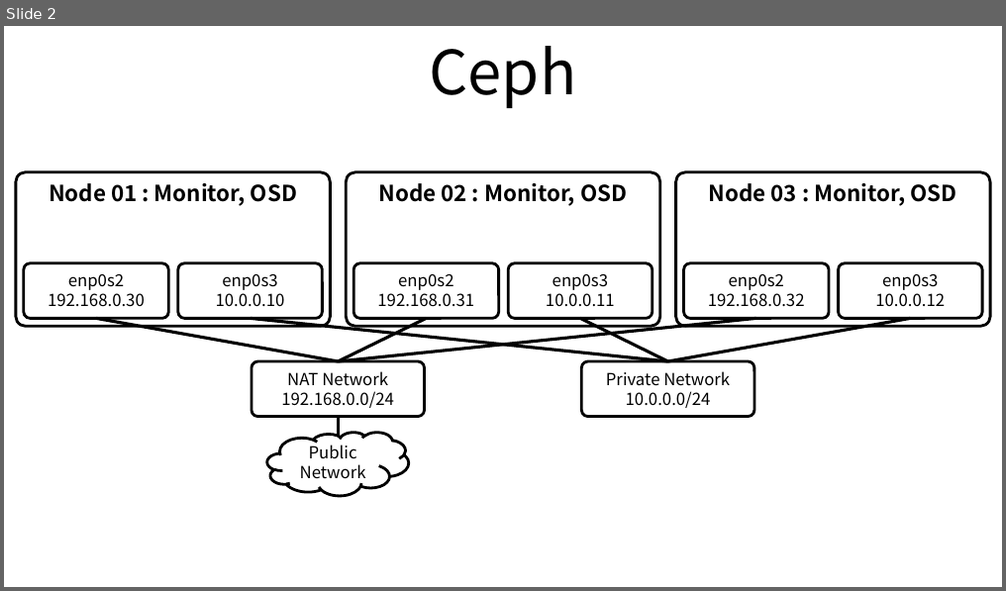
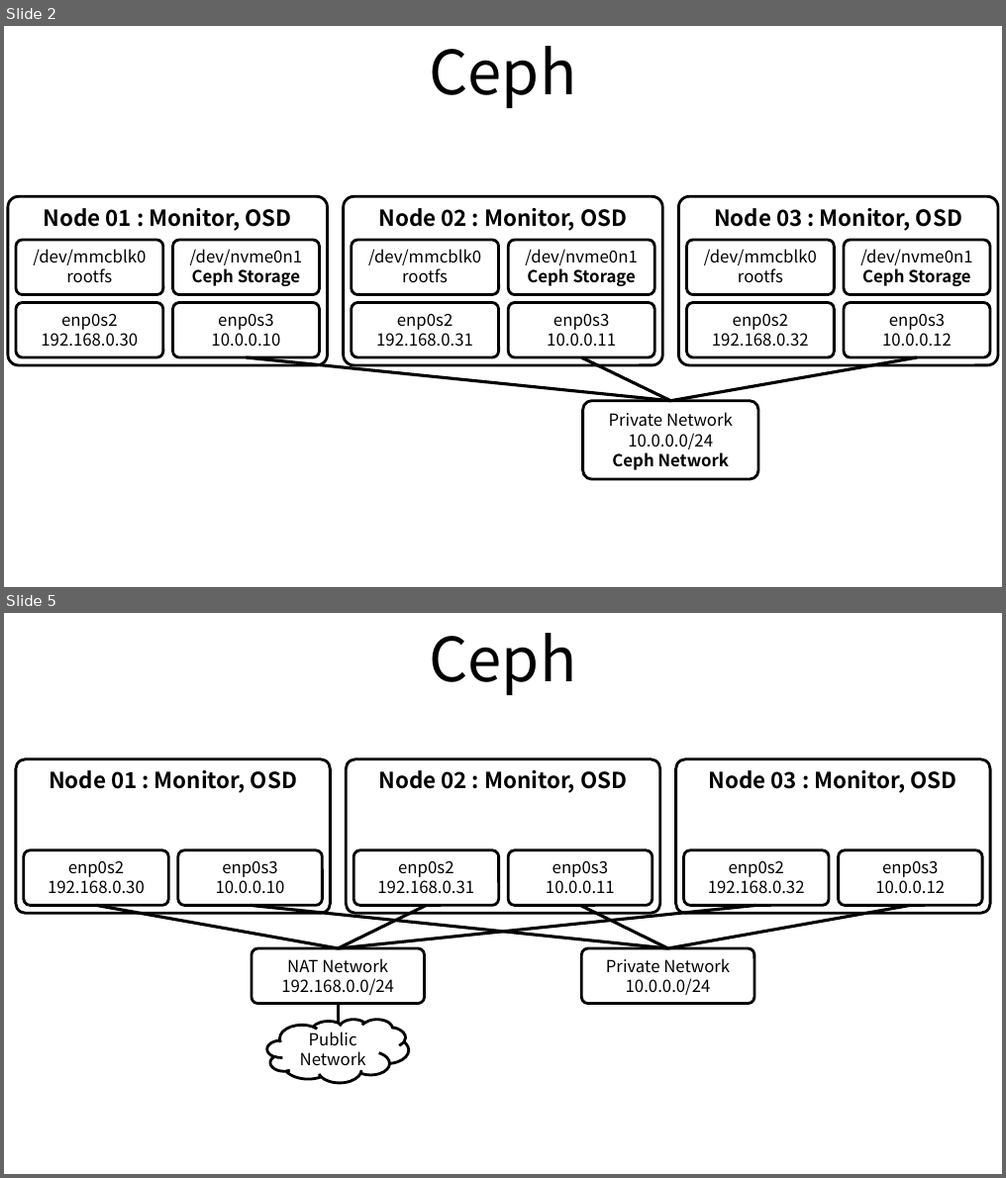
Before and after one commit to ssup2/blog-old, a slide deck: images/record/ODROID-H2_Cluster_Build/ODROID-H2_Cluster_Build.pptx. Shown one above the other, each under a label of ours: slide 2 before the commit, slides 2 and 5 after it; the slides between them are not shown. The pictures are 1006x591 and 1006x1178 pixels, drawn with LibreOffice and Linux fonts; fonts in the diff are those of the drawing. Boxes give left, top, right and bottom in pixels: in the first picture for what was removed or moved away, otherwise in the second. Text is boxed around its words. In the diff, an @@ line names an element or a change of style, - is before the commit and + after.

```diff
--- a/images/record/ODROID-H2_Cluster_Build/ODROID-H2_Cluster_Build.pptx
+++ b/images/record/ODROID-H2_Cluster_Build/ODROID-H2_Cluster_Build.pptx
@@ slide 2 added at box(4, 26, 1002, 587), background #FFFFFF @@
@@ title added at box(429, 46, 576, 108), 44 pt, text #000000 @@
+Ceph
@@ rounded rectangle added at box(8, 196, 328, 366), outline #000000 2 pt, 16 pt, text #000000, bold @@
+Node 01 : Monitor, OSD
@@ rounded rectangle added at box(344, 196, 662, 366), outline #000000 2 pt, 16 pt, text #000000, bold @@
+Node 02 : Monitor, OSD
@@ rounded rectangle added at box(678, 196, 998, 366), outline #000000 2 pt, 16 pt, text #000000, bold @@
+Node 03 : Monitor, OSD
@@ rounded rectangle added at box(16, 240, 163, 294), outline #000000 2 pt, 12 pt, text #000000 @@
+/dev/mmcblk0
+rootfs
@@ rounded rectangle added at box(172, 240, 320, 294), outline #000000 2 pt, 12 pt, text #000000 @@
+/dev/nvme0n1
+Ceph Storage
@@ rounded rectangle added at box(351, 240, 499, 294), outline #000000 2 pt, 12 pt, text #000000 @@
+/dev/mmcblk0
+rootfs
@@ rounded rectangle added at box(508, 240, 654, 294), outline #000000 2 pt, 12 pt, text #000000 @@
+/dev/nvme0n1
+Ceph Storage
@@ rounded rectangle added at box(686, 240, 835, 294), outline #000000 2 pt, 12 pt, text #000000 @@
+/dev/mmcblk0
+rootfs
@@ rounded rectangle added at box(844, 240, 990, 294), outline #000000 2 pt, 12 pt, text #000000 @@
+/dev/nvme0n1
+Ceph Storage
@@ rounded rectangle added at box(16, 302, 163, 358), outline #000000 2 pt, 12 pt, text #000000 @@
+enp0s2
+192.168.0.30
@@ rounded rectangle added at box(172, 302, 320, 358), outline #000000 2 pt, 12 pt, text #000000 @@
+enp0s3
+10.0.0.10
@@ rounded rectangle added at box(351, 302, 499, 358), outline #000000 2 pt, 12 pt, text #000000 @@
+enp0s2
+192.168.0.31
@@ rounded rectangle added at box(508, 302, 654, 358), outline #000000 2 pt, 12 pt, text #000000 @@
+enp0s3
+10.0.0.11
@@ rounded rectangle added at box(686, 302, 835, 358), outline #000000 2 pt, 12 pt, text #000000 @@
+enp0s2
+192.168.0.32
@@ rounded rectangle added at box(844, 302, 990, 358), outline #000000 2 pt, 12 pt, text #000000 @@
+enp0s3
+10.0.0.12
@@ line added from (247, 358) to (670, 401), #000000 2.25 pt @@
@@ line added from (582, 358) to (670, 401), #000000 2.25 pt @@
@@ line added from (917, 358) to (670, 401), #000000 2.25 pt @@
@@ rounded rectangle added at box(583, 401, 758, 480), outline #000000 2 pt, 12 pt, text #000000 @@
+Private Network
+10.0.0.0/24
+Ceph Network
@@ what was slide 2 is now slide 5 @@
```
Also in this commit, not shown: 1 slide changed, 1 other slide added, 8 other files.
